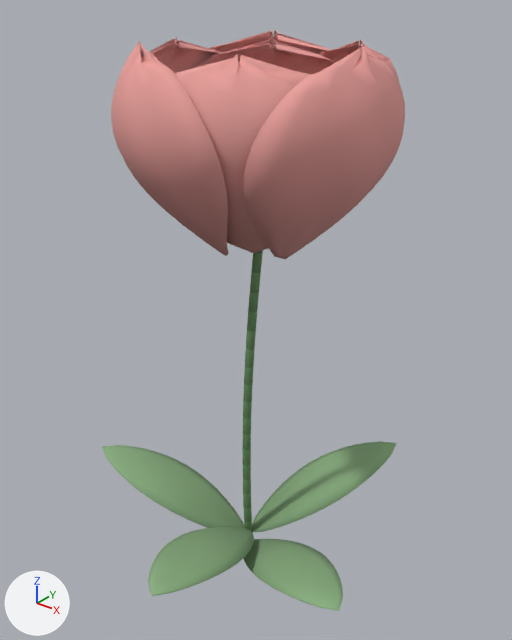
One commit to the glTF model www/models/flowers/tulip-legendary-v2.glb: the scene before it, then after it.
Camera for both pictures: a 50 mm lens placed at (1.63, -1.98, 2.43), pointed at (0.02, 0.02, 1.18). Lighting does not change. The marker at lower left points along +X, +Y and +Z. The picture after the commit comes second. Vertices at exactly the same position are counted once.

The older version as bpy lines, for what is in view:
```python
ob_tulip_legendary_v2_leaf = bpy.data.objects.new('tulip-legendary-v2-leaf', me_tulip_legendary_v2_leaf)
ob_tulip_legendary_v2_leaf.location = (0.0, 0.0, 0.0)
ob_tulip_legendary_v2_petal = bpy.data.objects.new('tulip-legendary-v2-petal', me_tulip_legendary_v2_petal)
ob_tulip_legendary_v2_petal.location = (0.0, 0.0, 0.0)
ob_tulip_legendary_v2_stem = bpy.data.objects.new('tulip-legendary-v2-stem', me_tulip_legendary_v2_stem)
ob_tulip_legendary_v2_stem.location = (0.0, 0.0, 0.0)
```
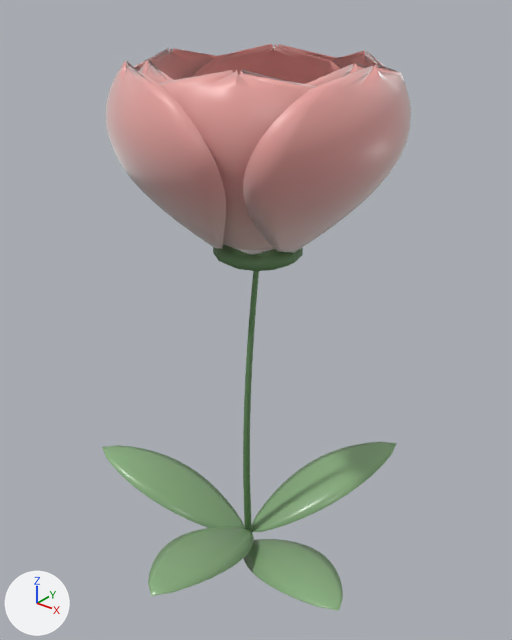
The change, as a diff of the scene's bpy script:
```diff
--- a/www/models/flowers/tulip-legendary-v2.glb.py
+++ b/www/models/flowers/tulip-legendary-v2.glb.py
@@ mat_tulip_petal_004 @@
 n0 = _N.new('ShaderNodeBsdfPrincipled'); n0.name = 'Principled BSDF'
 n0.inputs[2].default_value = 0.84  # 'Roughness'
+n0.inputs[24].default_value = 1.0  # 'Sheen Weight'
 n1 = _N.new('ShaderNodeOutputMaterial'); n1.name = 'Material Output'
@@ me_tulip_legendary_v2_petal @@
 # used by ob_tulip_legendary_v2_petal; location = (0.0, 0.0, 0.0)
-me_tulip_legendary_v2_petal.from_pydata(...)  # 3366 vertices, 6696 faces; spans x -0.442..0.556, y -0.504..0.496, z 1.492..2.244
+me_tulip_legendary_v2_petal.from_pydata(...)  # 3366 vertices, 6696 faces; spans x -0.461..0.574, y -0.523..0.515, z 1.528..2.189
+# me_tulip_legendary_v2_petal part 1: 3366 of 3366 vertices moved; they spanned x -0.442..0.556, y -0.504..0.496, z 1.492..2.244 and now span x -0.461..0.574, y -0.523..0.515, z 1.528..2.189; mean shift (0.0, 0.0, -0.015)
+# me_tulip_legendary_v2_petal part 2: 6228 kept faces spanning x -0.461..0.574, y -0.523..0.515, z 1.528..2.188 get new vertex colours; the middle colour goes from pink #db9590 to pink #e59c98
 me_tulip_legendary_v2_petal.materials.append(mat_tulip_petal_004)
@@ me_tulip_legendary_v2_stem @@
 # used by ob_tulip_legendary_v2_stem; location = (0.0, 0.0, 0.0)
-me_tulip_legendary_v2_stem.from_pydata(...)  # 289 vertices, 288 faces; spans x -0.018..0.073, y -0.043..0.018, z -0.001..1.495
+me_tulip_legendary_v2_stem.from_pydata(...)  # 274 vertices, 502 faces; spans x -0.109..0.224, y -0.171..0.164, z -0.001..1.553
+# me_tulip_legendary_v2_stem part 3: 289 vertices removed from x -0.018..0.073, y -0.043..0.018, z -0.001..1.495; 274 vertices added at x -0.109..0.224, y -0.171..0.164, z -0.001..1.553
 me_tulip_legendary_v2_stem.materials.append(mat_tulip_stem_004)
```

What differs and where, as boxes [x1, y1, x2, y2] in the pictures (512 x 640 px; the box of a moved part takes in the faces that stretch with it):
'tulip-legendary-v2-petal', surface changed, reshaped (8% shorter): before [111, 30, 405, 259]; after [105, 44, 411, 255]
'tulip-legendary-v2-stem', reshaped (314% wider): before [242, 251, 263, 532]; after [213, 244, 303, 532]
part 1 of me_tulip_legendary_v2_petal, moved or reshaped: before [129, 30, 394, 95]; after [113, 44, 403, 106]
part 2 of me_tulip_legendary_v2_petal, recoloured: before [111, 31, 405, 259]; after [105, 44, 411, 255]
